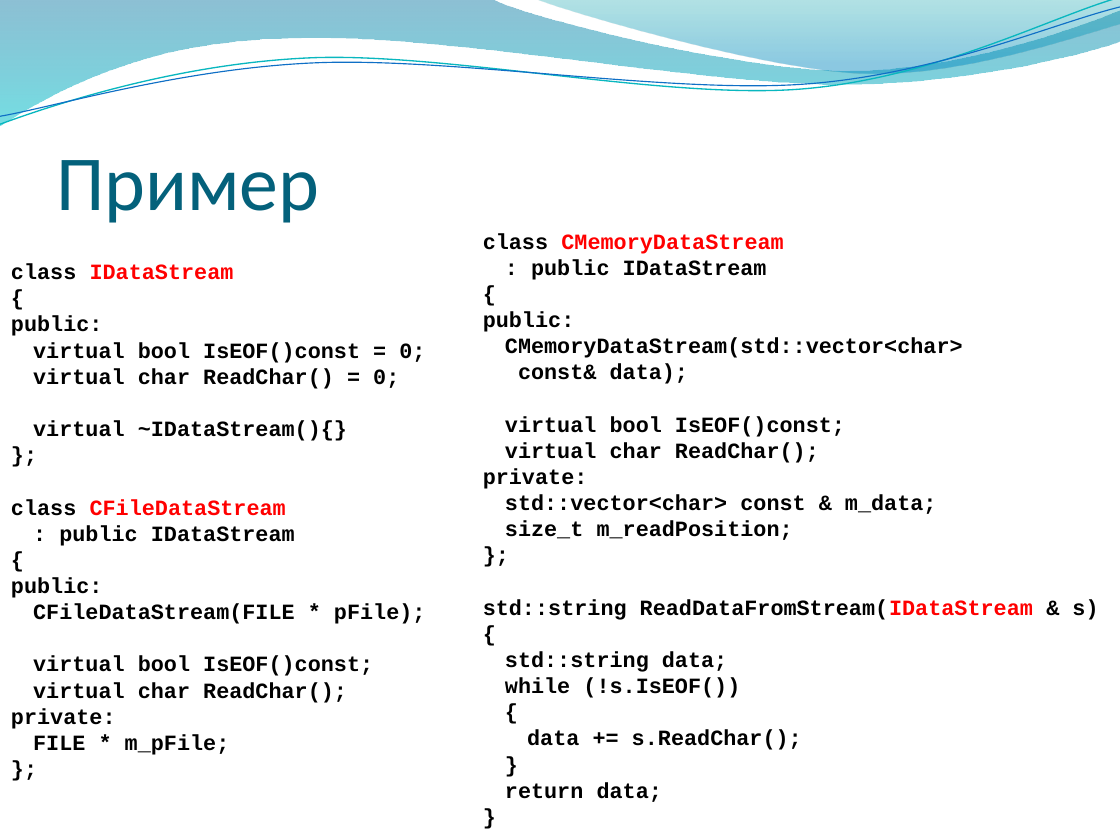
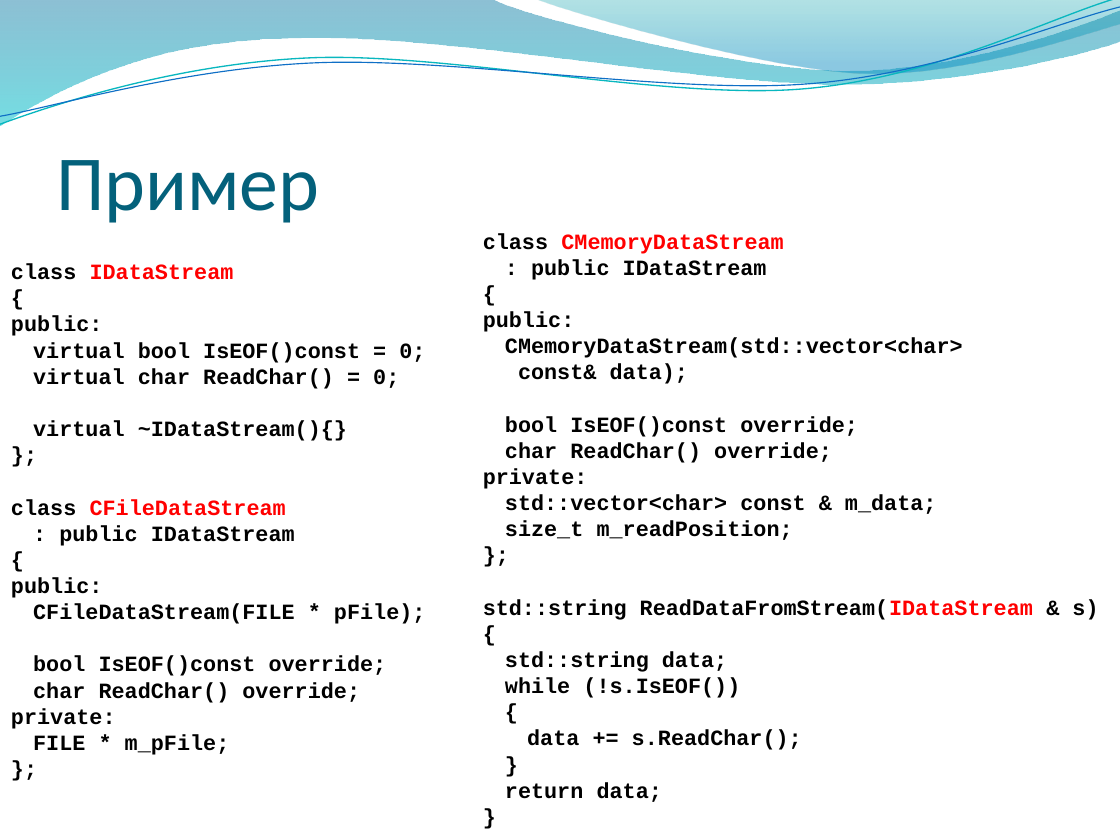
Before and after one commit to alexey-malov/oop, a slide deck: slide 58 of lectures/03/Композиция, наследование и полиморфизм.pptx. Drawn at 1120x840 pixels with LibreOffice and Linux fonts; fonts in the diff are those of the drawing; background and template pictures are left out. Boxes give left, top, right and bottom in pixels: in the first picture for what was removed or moved away, otherwise in the second. Text is boxed around its words. In the diff, an @@ line names an element or a change of style, - is before the commit and + after.

```diff
--- a/lectures/03/Композиция, наследование и полиморфизм.pptx
+++ b/lectures/03/Композиция, наследование и полиморфизм.pptx
@@ text at (505,416,858,463): text changed @@
-virtual bool IsEOF()const;
-virtual char ReadChar();
+bool IsEOF()const override;
+char ReadChar() override;
@@ text at (33,656,387,703): text changed @@
-virtual bool IsEOF()const;
-virtual char ReadChar();
+bool IsEOF()const override;
+char ReadChar() override;
```
Also in this commit, not shown: 3 other slides changed.
